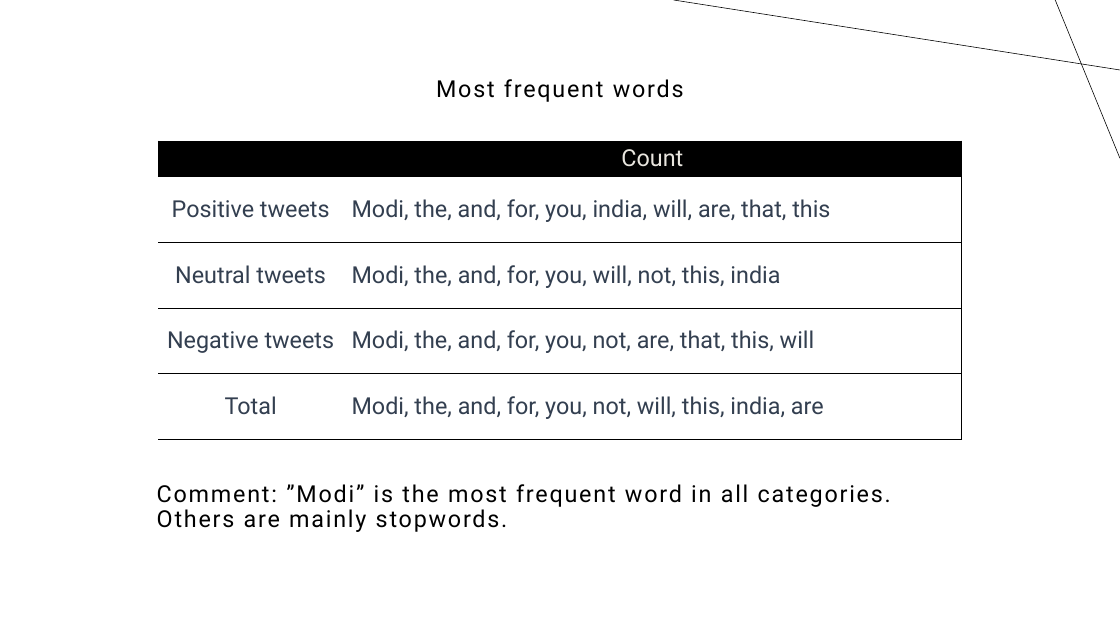
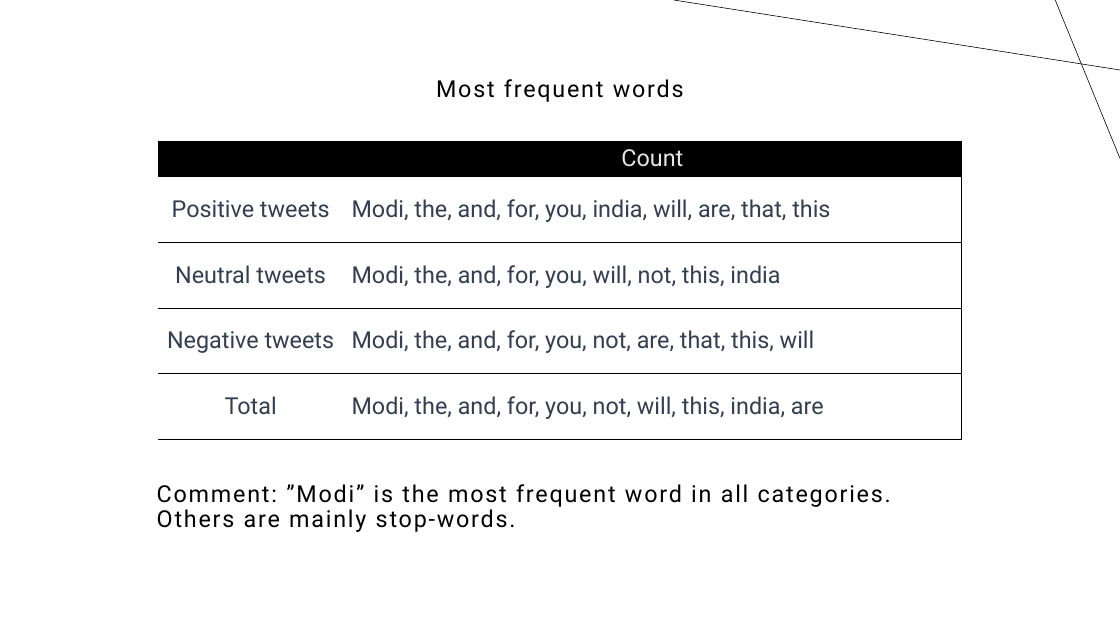
Before and after one commit to ngannk92/tweet_sentiment, a slide deck: slide 6 of tweet sentiment.pptx (slide 5 before the commit). Drawn at 1120x630 pixels with LibreOffice and Linux fonts; fonts in the diff are those of the drawing. Boxes give left, top, right and bottom in pixels: in the first picture for what was removed or moved away, otherwise in the second. Text is boxed around its words. In the diff, an @@ line names an element or a change of style, - is before the commit and + after.

```diff
--- a/tweet sentiment.pptx
+++ b/tweet sentiment.pptx
@@ text at <box>157,484,891,532</box>: text changed @@
-Comment: ”Modi” is the most frequent word in all categories. Others are mainly stopwords.
+Comment: ”Modi” is the most frequent word in all categories. Others are mainly stop-words.
```
Also in this commit, not shown: 6 other slides changed, 4 slides added.
